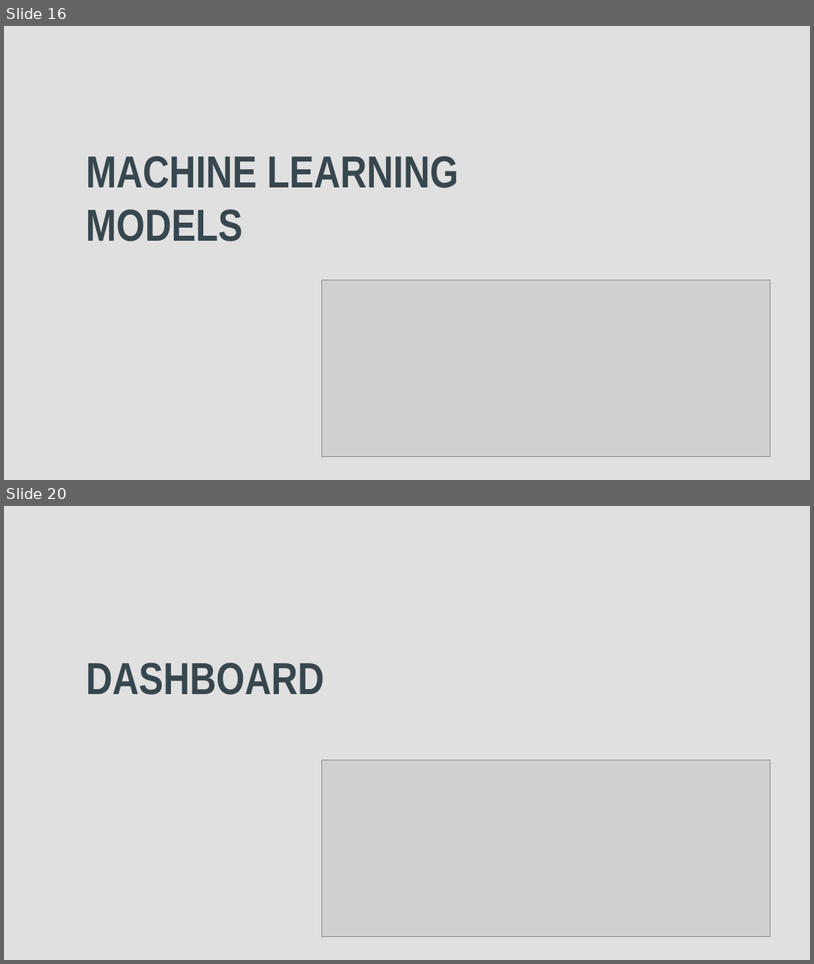
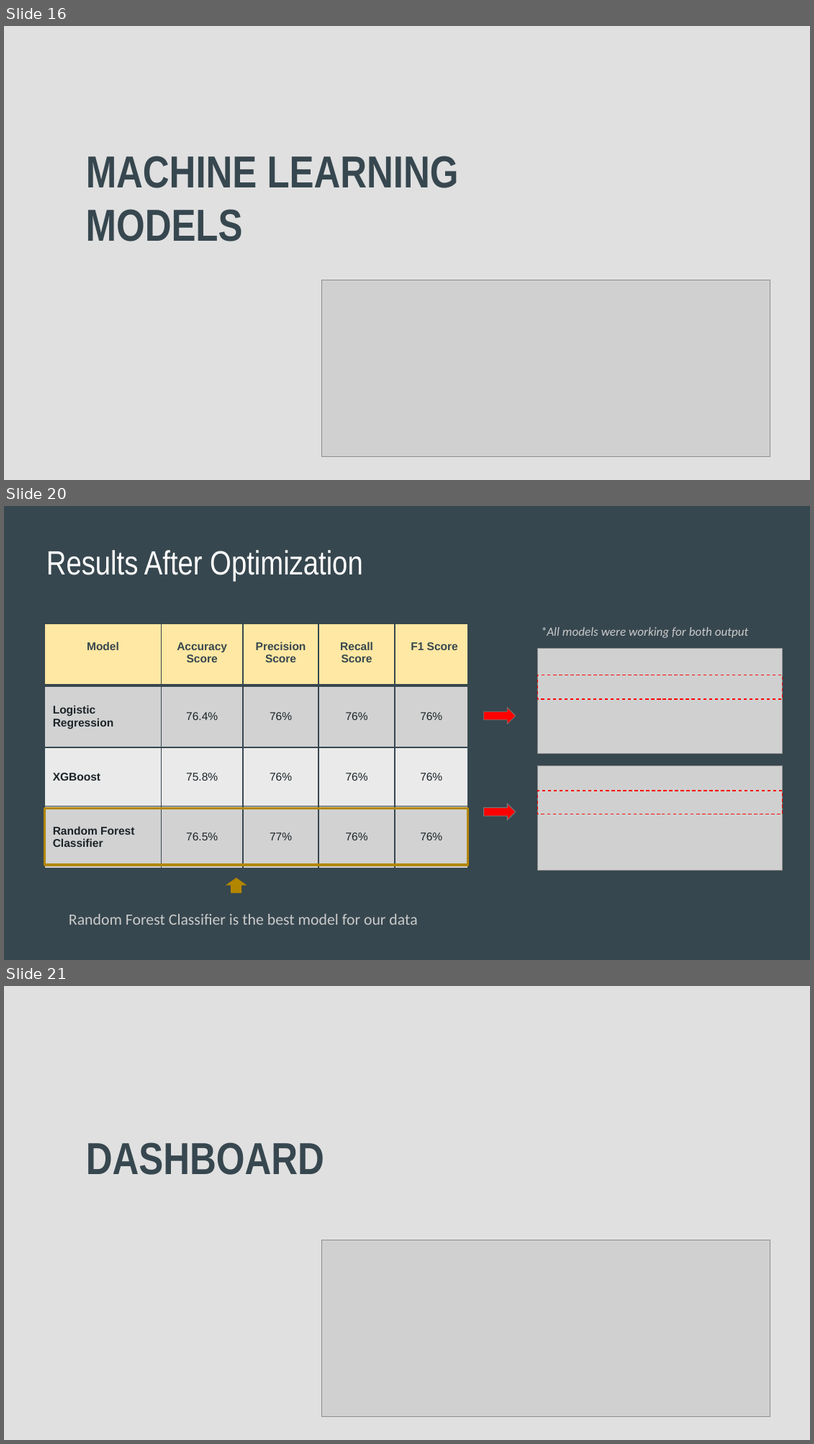
Before and after one commit to apombo90/Predicting_Heart_Disease, a slide deck: Final Project - Group 7.pptx. Shown one above the other, each under a label of ours: slides 16 and 20 before the commit, slides 16, 20 and 21 after it; the slides between them are not shown. The pictures are 814x964 and 814x1444 pixels, drawn with LibreOffice and Linux fonts; fonts in the diff are those of the drawing; grey boxes stand for pictures. Boxes give left, top, right and bottom in pixels: in the first picture for what was removed or moved away, otherwise in the second. Text is boxed around its words. In the diff, an @@ line names an element or a change of style, - is before the commit and + after.

```diff
--- a/Final Project - Group 7.pptx
+++ b/Final Project - Group 7.pptx
@@ slide 20 added at box(4, 506, 810, 960), background #37474F @@
@@ title added at box(46, 550, 363, 582), 30 pt, text #FFFFFF @@
+Results After Optimization
@@ table added at box(45, 624, 468, 868), 4 rows, 5 columns @@
+Model | Accuracy Score | Precision Score | Recall Score | F1 Score
+Logistic Regression | 76.4% | 76% | 76% | 76%
+XGBoost | 75.8% | 76% | 76% | 76%
+Random Forest Classifier | 76.5% | 77% | 76% | 76%
@@ text added at box(541, 627, 749, 638), 11 pt, text #CACACA, italic @@
+*All models were working for both output
@@ picture added at box(538, 649, 782, 754) @@
@@ rectangle added at box(538, 674, 782, 699), outline #FF0000 0.75 pt dashed @@
@@ right arrow added at box(484, 708, 515, 725), fill #FF0000, outline #767676 0.5 pt @@
@@ picture added at box(538, 766, 782, 870) @@
@@ rectangle added at box(45, 808, 468, 864), outline #B28600 2 pt @@
@@ right arrow added at box(484, 803, 515, 821), fill #FF0000, outline #767676 0.75 pt @@
@@ rectangle added at box(538, 790, 782, 814), outline #FF0000 0.75 pt dashed @@
@@ up arrow added at box(226, 878, 247, 893), fill #B28600 @@
@@ text added at box(69, 914, 417, 924), 14 pt, text #CACACA @@
+Random Forest Classifier is the best model for our data
@@ what was slide 20 is now slide 21 @@
```
Also in this commit, not shown: 11 slides changed, 2 other slides added, 3 slides removed, 1 other file.
